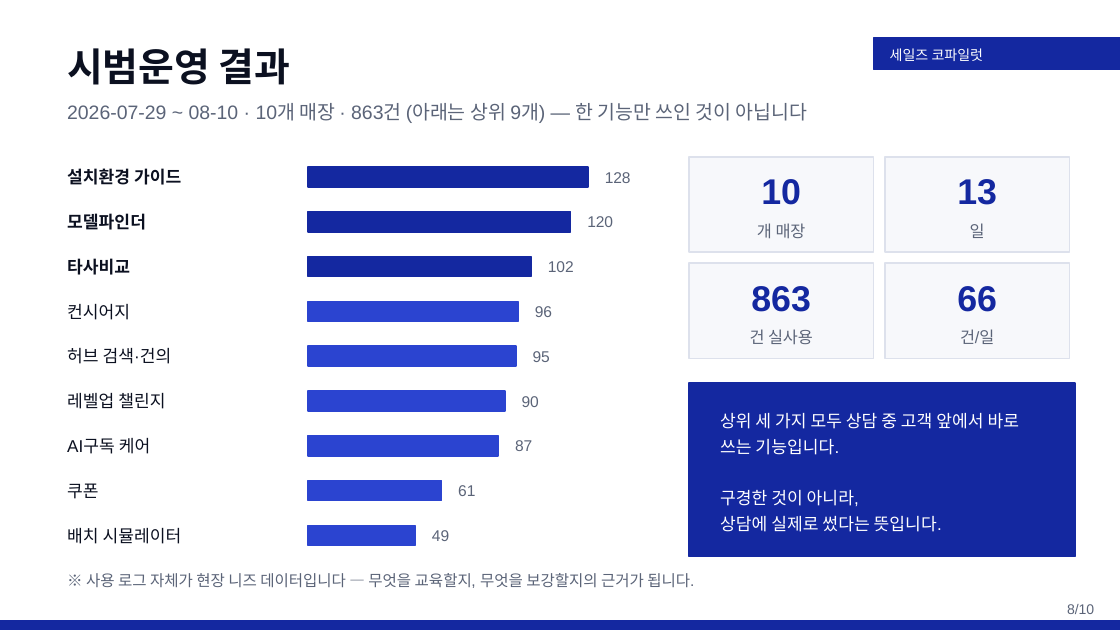
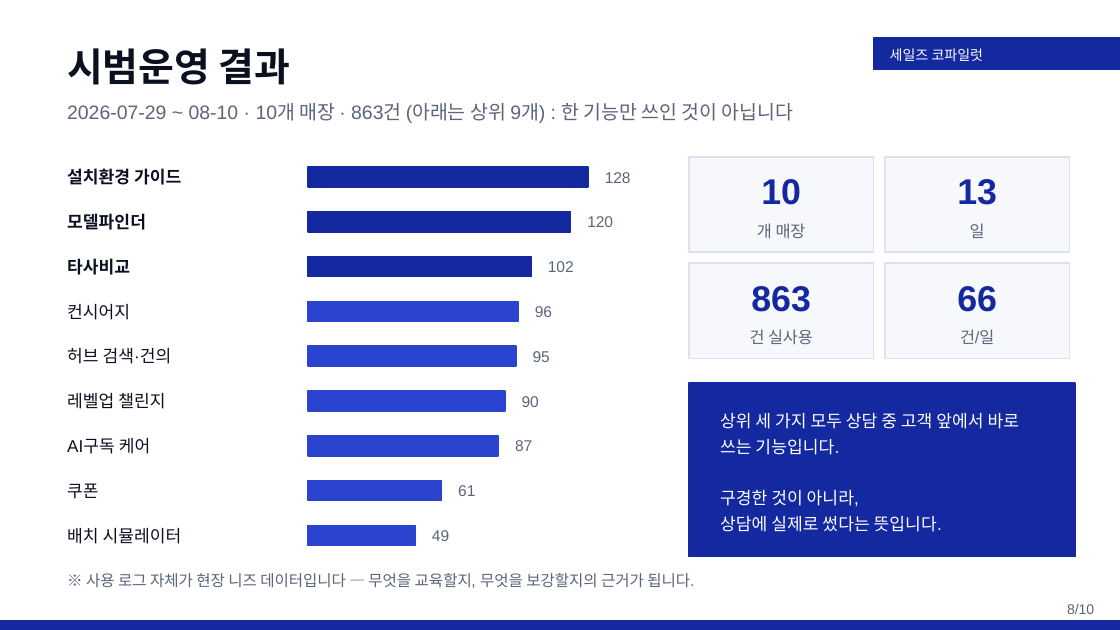
Before and after one commit to rhrjsgks-jarvis/gyeongwon-ax-hub, a slide deck: slide 8 of 발표자료/세일즈코파일럿_5분발표_웹툰없음(삼성폰트적용).pptx. Drawn at 1120x630 pixels with LibreOffice and Linux fonts; fonts in the diff are those of the drawing. Boxes give left, top, right and bottom in pixels: in the first picture for what was removed or moved away, otherwise in the second. Text is boxed around its words. In the diff, an @@ line names an element or a change of style, - is before the commit and + after.

```diff
--- a/발표자료/세일즈코파일럿_5분발표_웹툰없음(삼성폰트적용).pptx
+++ b/발표자료/세일즈코파일럿_5분발표_웹툰없음(삼성폰트적용).pptx
@@ text at bbox=[67, 103, 793, 123]: text changed @@
-2026-07-29 ~ 08-10 · 10개 매장 · 863건 (아래는 상위 9개) — 한 기능만 쓰인 것이 아닙니다
+2026-07-29 ~ 08-10 · 10개 매장 · 863건 (아래는 상위 9개) : 한 기능만 쓰인 것이 아닙니다
```
Also in this commit, not shown: 7 other slides changed, 1 other file.
